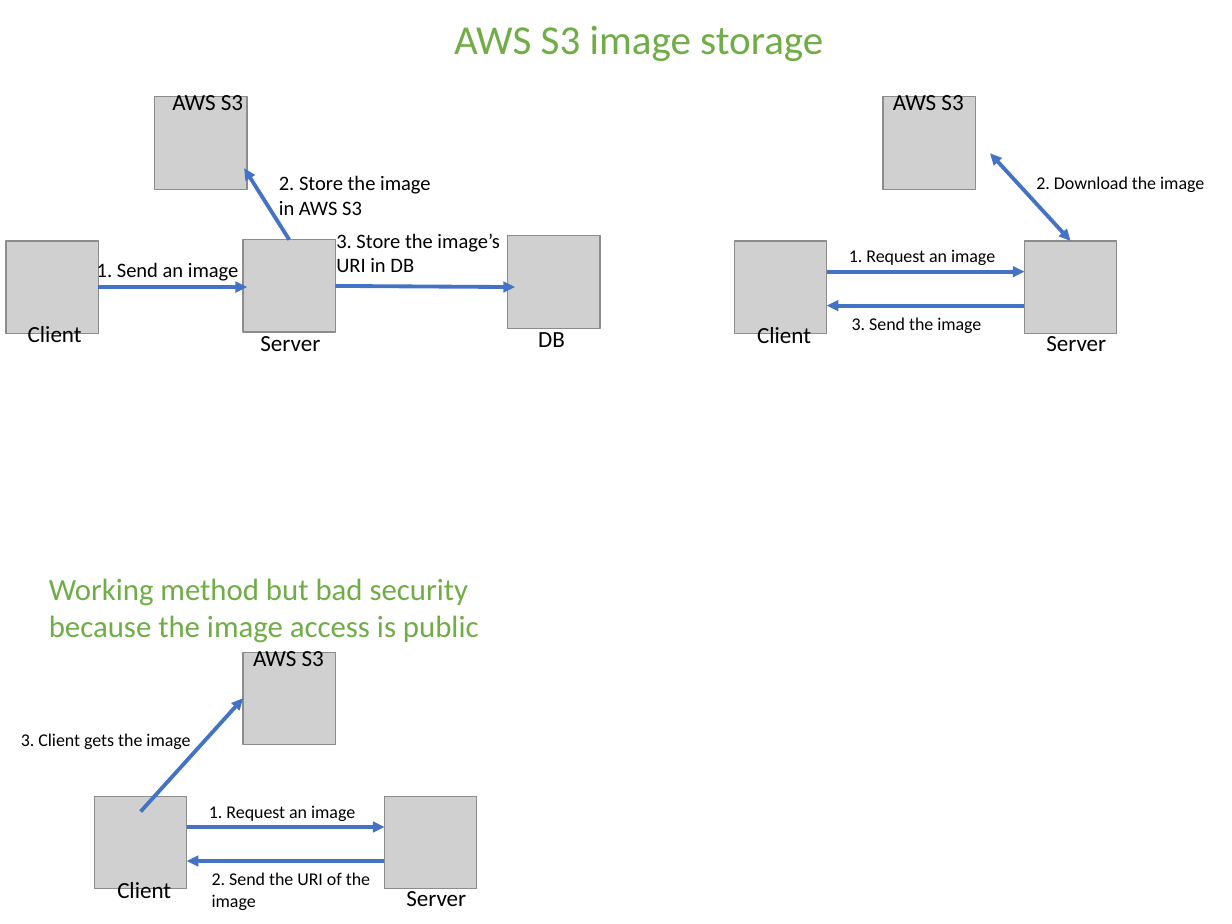
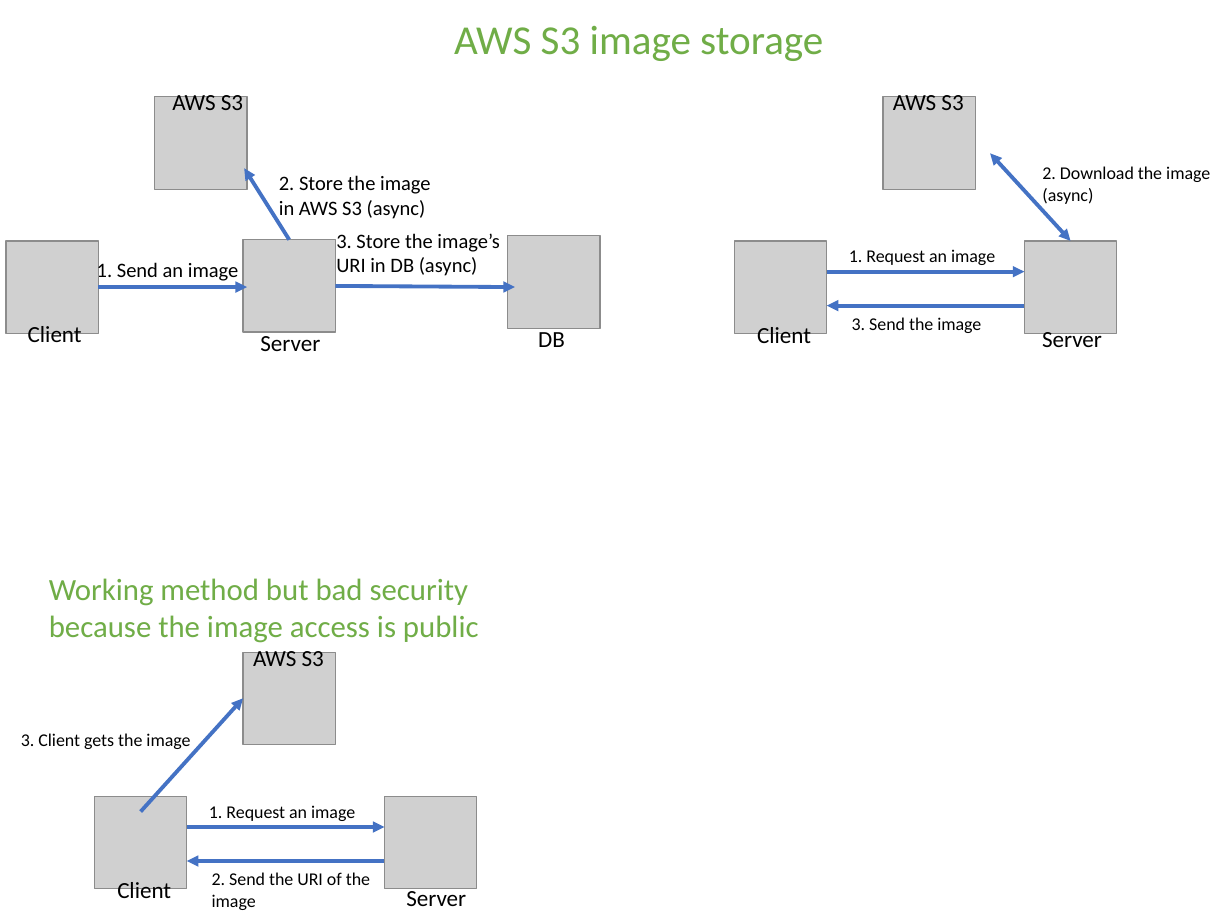
Before and after one commit to vacu9708/Shopping-mall, a slide deck: slide 2 of Architecture.pptx. Drawn at 1232x924 pixels with LibreOffice and Linux fonts; fonts in the diff are those of the drawing; grey boxes stand for pictures. Boxes give left, top, right and bottom in pixels: in the first picture for what was removed or moved away, otherwise in the second. Text is boxed around its words. In the diff, an @@ line names an element or a change of style, - is before the commit and + after.

```diff
--- a/Architecture.pptx
+++ b/Architecture.pptx
@@ text "2. Download the image": place and size @@
-text "2. Download the image" at [1036,176,1204,192]
+text "2. Download the image" at [1042,166,1210,204]
@@ text at [279,200,426,221]: text changed @@
-in AWS S3
+in AWS S3 (async)
@@ text at [1042,188,1093,204]: paragraph added @@
+(async)
@@ text at [336,257,478,276]: text changed @@
-URI in DB
+URI in DB (async)
@@ text "Server": place and size @@
-text "Server" at [1046,331,1106,351]
+text "Server" at [1042,328,1102,347]
```
Also in this commit, not shown: 1 other file.
